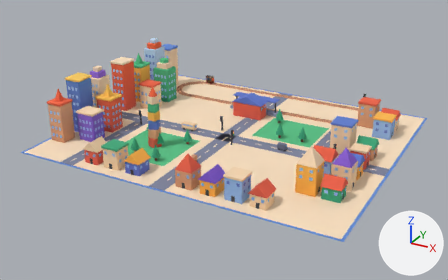
The glTF model public/assets/toycar/set-block-town.glb as it was, and as the next commit left it.
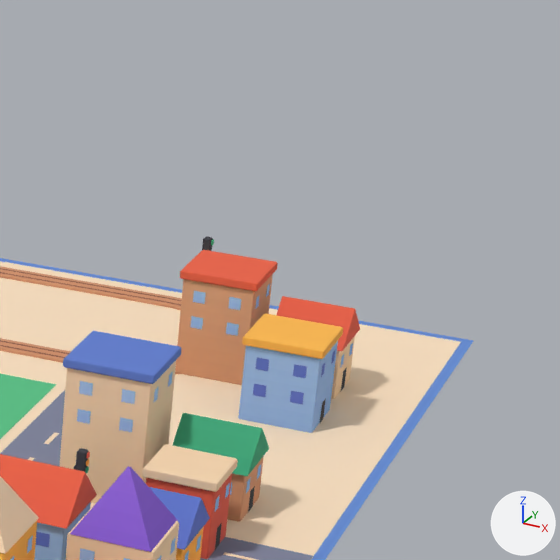
Old and new are each drawn whole from a camera (50 mm lens) standing at (36.9, -69.7, 33.6) and looking at (0.0, -2.6, 0.0) and again close up on the part from 70% to 100% of the width and 13% to 61% of the height. The axes (+X, +Y, +Z) are drawn at lower right. The lights are the same throughout. The first two pictures are the older version. Where no turn or scale is listed for an object, it has been applied to the vertices. Vertices at exactly the same position are counted once.
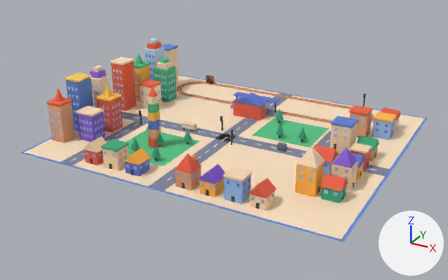
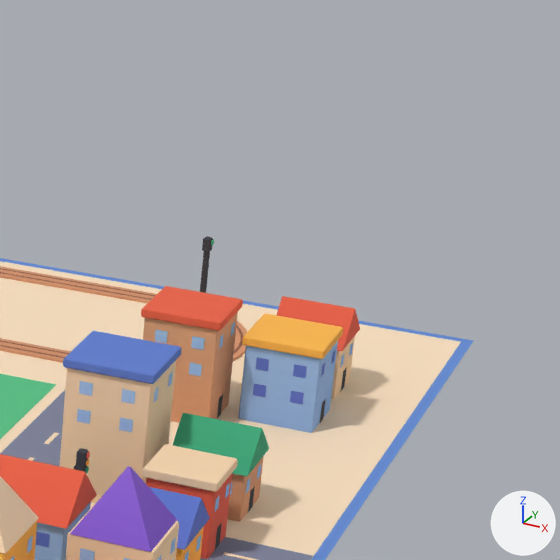
Boxes [x1, y1, x2, y2] around the edits, measured in the close-ups (560 x 560 px; the box of a moved part takes in the faces that stretch with it):
'Cube.034', moved
    before: [175, 274, 273, 385]
    after: [143, 312, 238, 422]
'Cube.035', moved
    before: [180, 250, 278, 292]
    after: [141, 286, 243, 331]
'quad', reshaped
    before: [10, 284, 353, 560]
    after: [10, 322, 353, 560]
part 1 of me_quad_054, moved or reshaped
    before: [266, 284, 270, 297]
    after: [231, 322, 235, 336]
part 2 of me_quad_054, moved or reshaped
    before: [255, 295, 260, 309]
    after: [219, 334, 224, 349]
part 3 of me_quad_054, moved or reshaped
    before: [193, 291, 206, 304]
    after: [155, 330, 168, 343]
part 4 of me_quad_054, moved or reshaped
    before: [228, 297, 241, 310]
    after: [191, 336, 205, 350]
part 5 of me_quad_054, moved or reshaped (not visible afterwards)
    before: [190, 316, 203, 329]
part 6 of me_quad_054, moved or reshaped
    before: [226, 322, 239, 336]
    after: [189, 363, 202, 376]
part 7 of me_quad_584, moved or reshaped (not visible before)
    after: [217, 394, 223, 418]

The change, as a list of edits to the scene's bpy script:
```text
Change me_quad_054:
    where me_quad_054.from_pydata(...)  # 2344 vertices, 1172 faces; spans x -1.1..38.7, y -30.2..1.2, z -2.6..3.3
    used by ob_quad; location = (-19.2, 13.2, 3.2)
    me_quad_054 part 1: the loose piece of 4 vertices spanning x 35.7, y -0.8..-0.4, z -0.5..-0.2 is moved by (0.0, -4.0, 0.0)
    me_quad_054 part 2: the loose piece of 4 vertices spanning x 35.7, y -2.0..-1.6, z -0.5..-0.2 is moved by (0.0, -4.0, 0.0)
    me_quad_054 part 3: the loose piece of 4 vertices spanning x 33.7..34.1, y -2.3, z -0.5..-0.2 is moved by (0.0, -4.0, 0.0)
    me_quad_054 part 4: the loose piece of 4 vertices spanning x 34.9..35.3, y -2.3, z -0.5..-0.2 is moved by (0.0, -4.0, 0.0)
    me_quad_054 part 5: the loose piece of 4 vertices spanning x 33.7..34.1, y -2.3, z -1.5..-1.0 is moved by (0.0, -4.0, 0.0)
    me_quad_054 part 6: the loose piece of 4 vertices spanning x 34.9..35.3, y -2.3, z -1.5..-1.0 is moved by (0.0, -4.0, 0.0)
Change me_quad_584:
    where me_quad_584.from_pydata(...)  # 76 vertices, 38 faces; spans x -11.0..19.5, y -17.0..12.4, z 0.0..0.8
    used by ob_quad_530; location = (0.0, 0.0, 0.0)
    me_quad_584 part 7: the loose piece of 4 vertices spanning x 16.5, y 11.8..12.2, z 0.0..0.8 is moved by (0.0, -4.0, 0.0)
Change ob_cube_034:
    ob_cube_034.location: (15.3, 12.0, 1.7) -> (15.3, 8.0, 1.7)
Change ob_cube_035:
    ob_cube_035.location: (15.3, 12.0, 3.55) -> (15.3, 8.0, 3.55)
```
